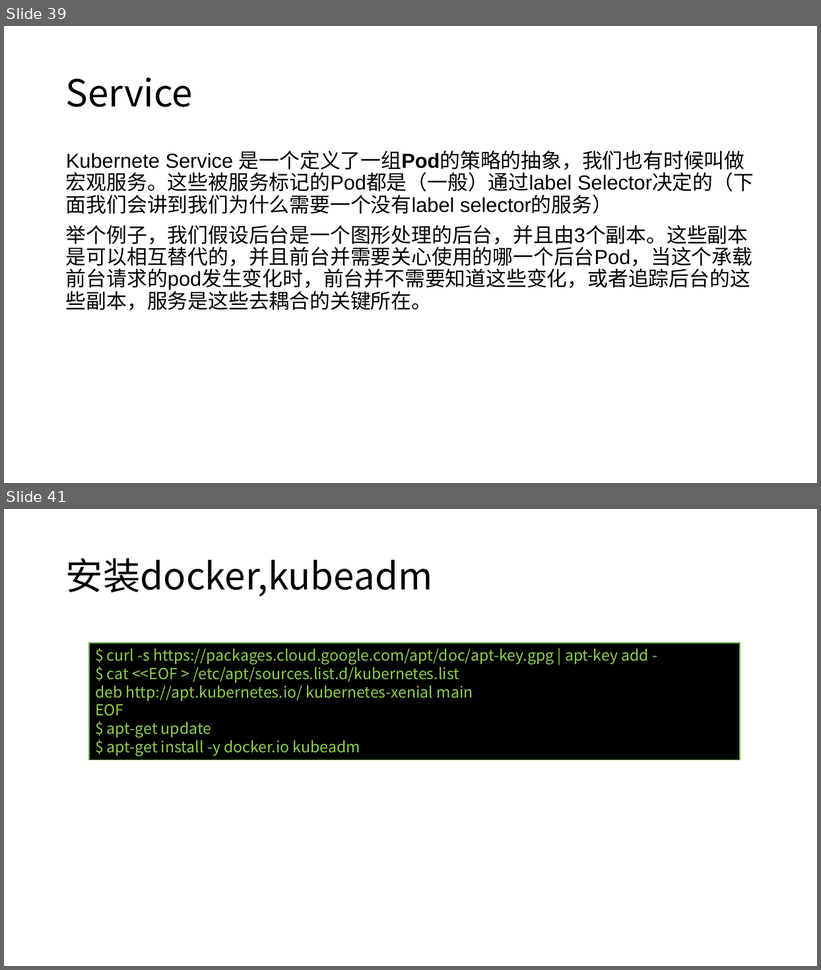
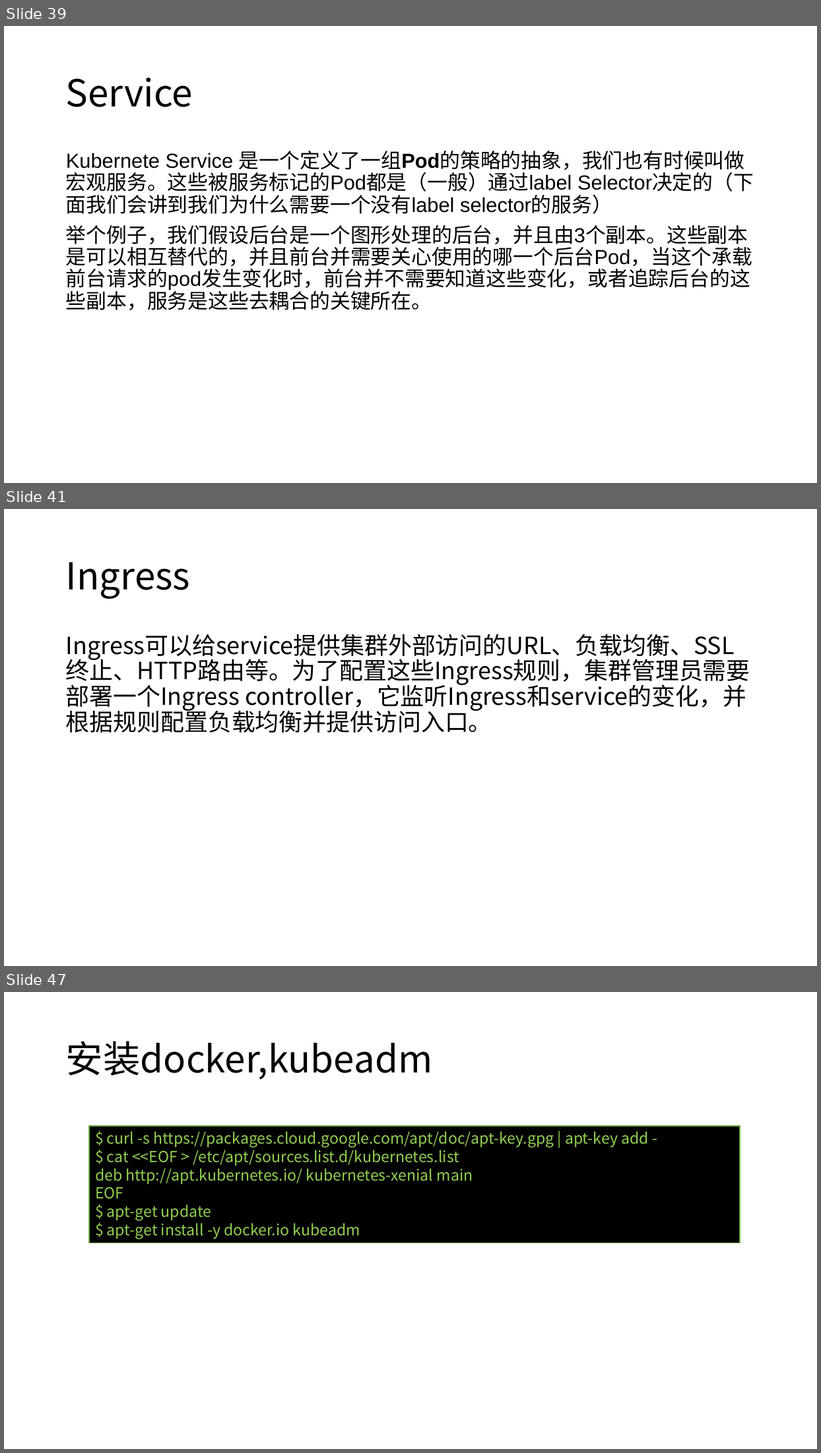
Before and after one commit to axzxs2001/Asp.NetCoreExperiment, a slide deck: Asp.NetCoreExperiment/kubernetes/kubernetes.pptx. Shown one above the other, each under a label of ours: slides 39 and 41 before the commit, slides 39, 41 and 47 after it; the slides between them are not shown. The pictures are 821x970 and 821x1453 pixels, drawn with LibreOffice and Linux fonts; fonts in the diff are those of the drawing; background and template pictures are left out. Boxes give left, top, right and bottom in pixels: in the first picture for what was removed or moved away, otherwise in the second. Text is boxed around its words. In the diff, an @@ line names an element or a change of style, - is before the commit and + after.

```diff
--- a/Asp.NetCoreExperiment/kubernetes/kubernetes.pptx
+++ b/Asp.NetCoreExperiment/kubernetes/kubernetes.pptx
@@ slide 41 added at [4, 509, 817, 966], background #FFFFFF @@
@@ title added at [66, 562, 190, 599], 44 pt, text #000000 @@
+Ingress
@@ text added at [66, 634, 750, 733], 28 pt, text #000000 @@
+Ingress可以给service提供集群外部访问的URL、负载均衡、SSL终止、HTTP路由等。为了配置这些Ingress规则，集群管理员需要部署一个Ingress controller，它监听Ingress和service的变化，并根据规则配置负载均衡并提供访问入口。
@@ what was slide 41 is now slide 47 @@
```
Also in this commit, not shown: 1 slide changed, 5 other slides added.
